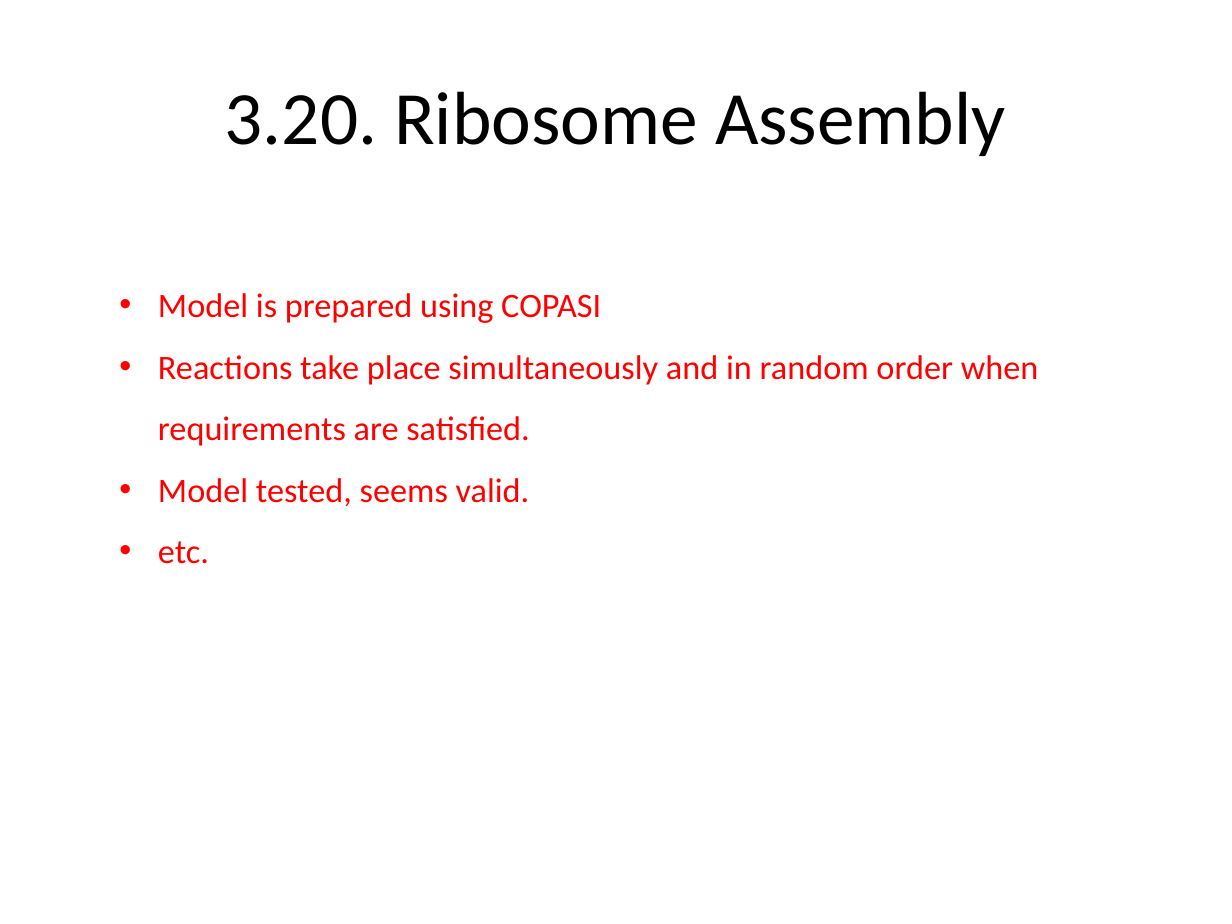
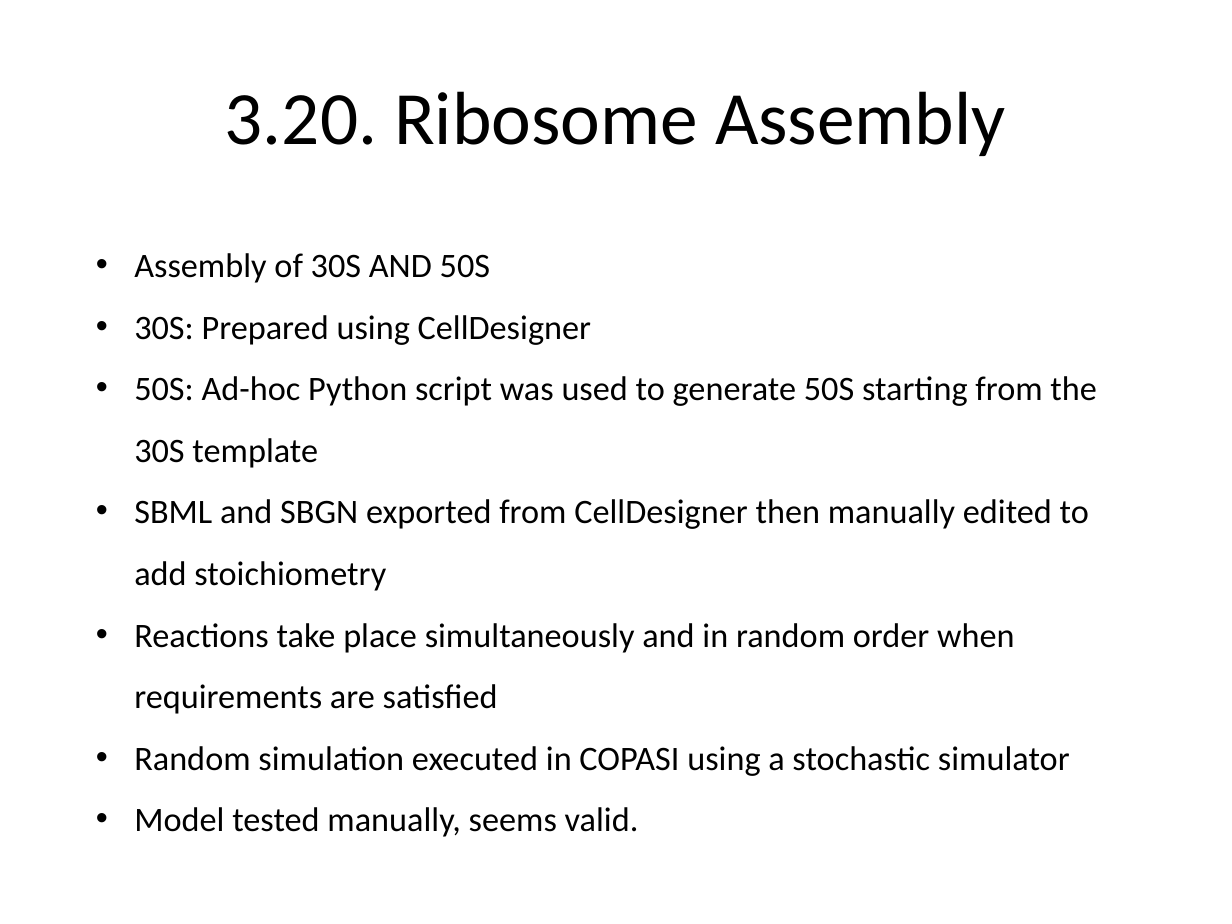
Before and after one commit to dagwa/wholecell-protein, a slide deck: slide 10 of TeamProteinSummary.pptx. Drawn at 1232x924 pixels with LibreOffice and Linux fonts; fonts in the diff are those of the drawing. Boxes give left, top, right and bottom in pixels: in the first picture for what was removed or moved away, otherwise in the second. Text is boxed around its words. In the diff, an @@ line names an element or a change of style, - is before the commit and + after.

```diff
--- a/TeamProteinSummary.pptx
+++ b/TeamProteinSummary.pptx
@@ text at box(134, 253, 1096, 837): text changed; text colour #FF0000 to #000000 @@
-• Model is prepared using COPASI
-• Reactions take place simultaneously and in random order when requirements are satisfied.
-• Model tested, seems valid.
-• etc.
+• Assembly of 30S AND 50S
+• 30S: Prepared using CellDesigner
+• 50S: Ad-hoc Python script was used to generate 50S starting from the 30S template
+• SBML and SBGN exported from CellDesigner then manually edited to add stoichiometry
+• Reactions take place simultaneously and in random order when requirements are satisfied
+• Random simulation executed in COPASI using a stochastic simulator
+• Model tested manually, seems valid.
```
Also in this commit, not shown: 7 other slides changed, 2 slides added, 1 slide removed.
